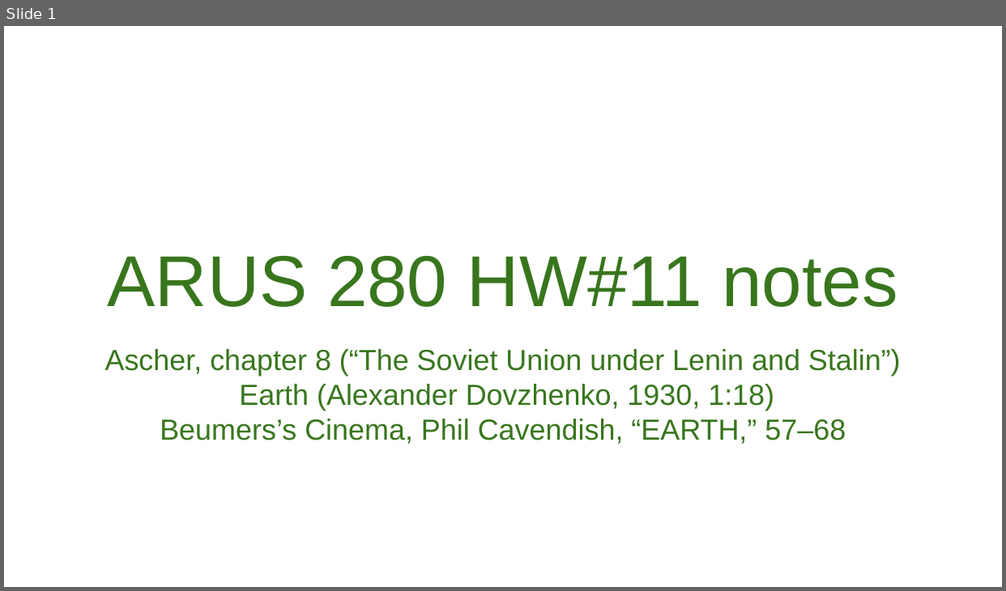
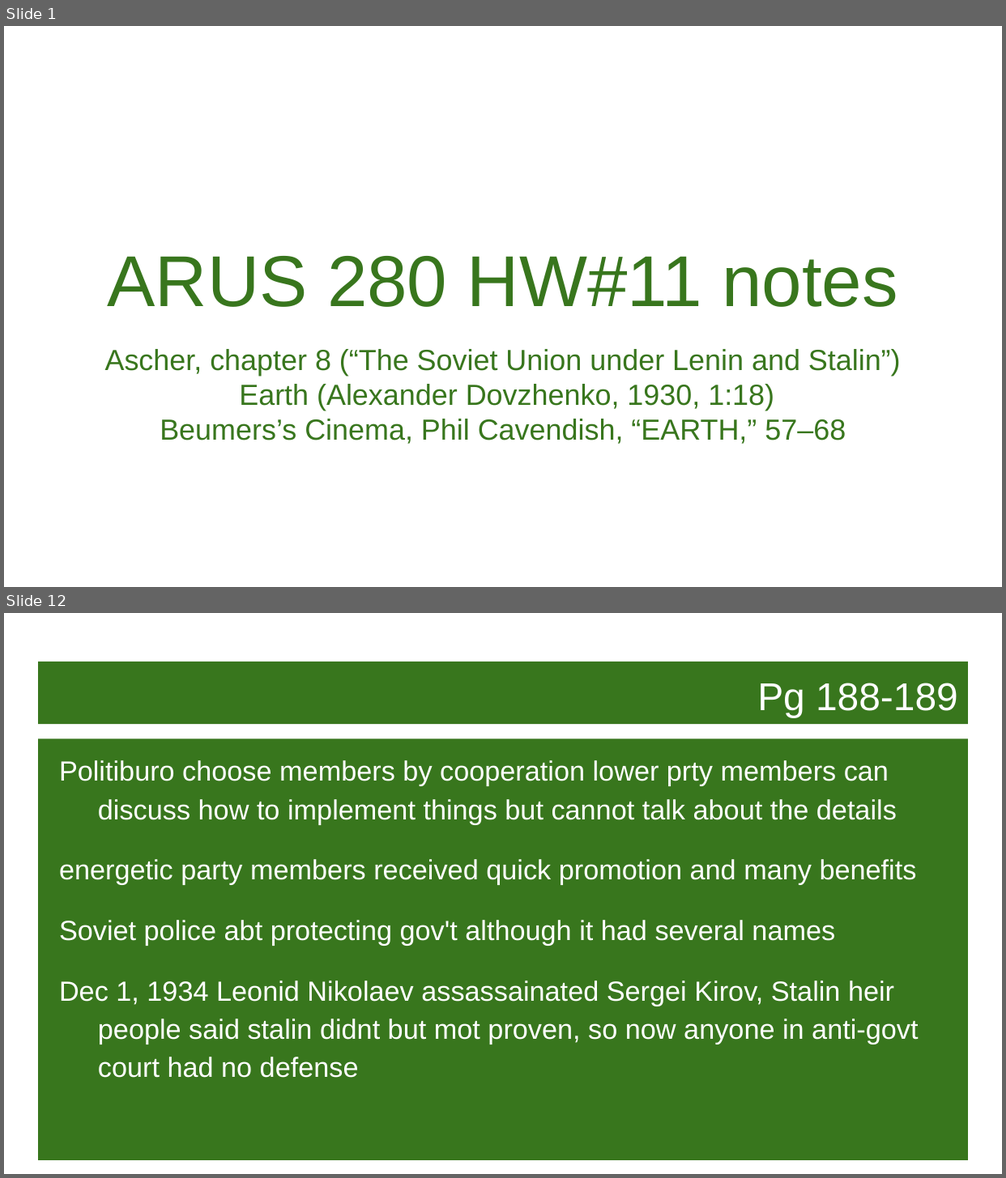
Before and after one commit to MichaelOdumosu57/Spring_2017, a slide deck: Spring 2017 Semester/Music or Arts/ARUS HW/11 ARUS HW/ARUS 280 HW#11 notes.pptx. Shown one above the other, each under a label of ours: slide 1 before the commit, slides 1 and 12 after it; the slides between them are not shown. The pictures are 1006x591 and 1006x1178 pixels, drawn with LibreOffice and Linux fonts; fonts in the diff are those of the drawing; background and template pictures are left out. Boxes give left, top, right and bottom in pixels: in the first picture for what was removed or moved away, otherwise in the second. Text is boxed around its words. In the diff, an @@ line names an element or a change of style, - is before the commit and + after.

```diff
--- a/Spring 2017 Semester/Music or Arts/ARUS HW/11 ARUS HW/ARUS 280 HW#11 notes.pptx
+++ b/Spring 2017 Semester/Music or Arts/ARUS HW/11 ARUS HW/ARUS 280 HW#11 notes.pptx
@@ slide 12 added at bbox=[4, 613, 1002, 1174], background picture (left out) @@
@@ title added at bbox=[38, 662, 968, 725], fill #38761D, 28 pt, text #FFFFFF @@
+Pg 188-189
@@ text added at bbox=[38, 739, 968, 1161], fill #38761D, 20 pt, text #FFFFFF @@
+Politiburo choose members by cooperation lower prty members can discuss how to implement things but cannot talk about the details
+energetic party members received quick promotion and many benefits
+Soviet police abt protecting gov't although it had several names
+Dec 1, 1934 Leonid Nikolaev assassainated Sergei Kirov, Stalin heir people said stalin didnt but mot proven, so now anyone in anti-govt court had no defense
```
Also in this commit, not shown: 4 slides changed, 14 other slides added, 1 slide removed, 42 other files.
